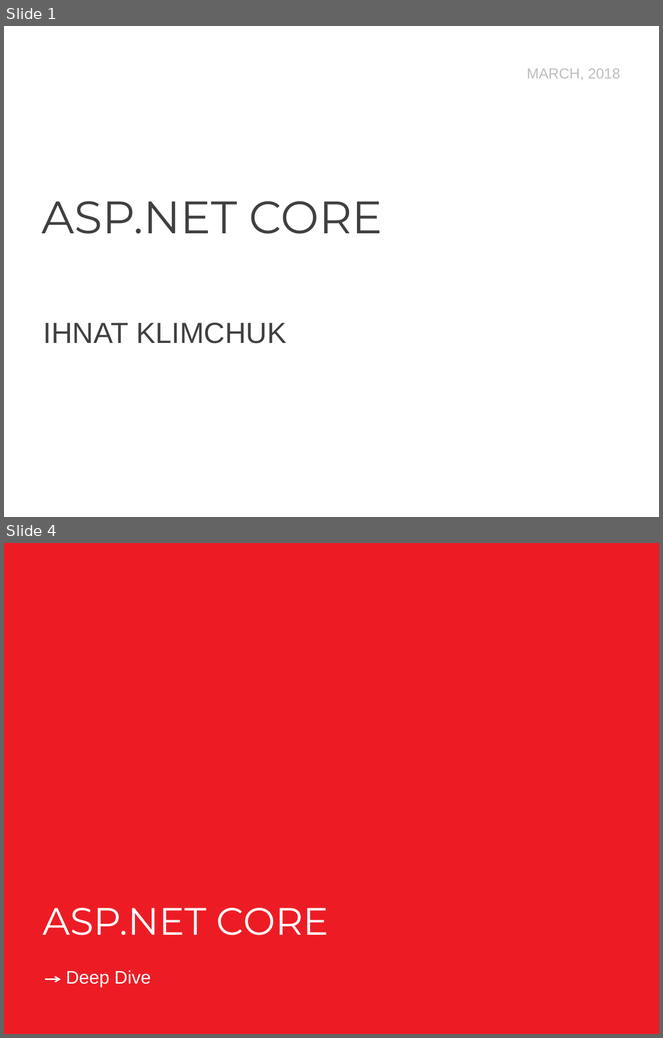
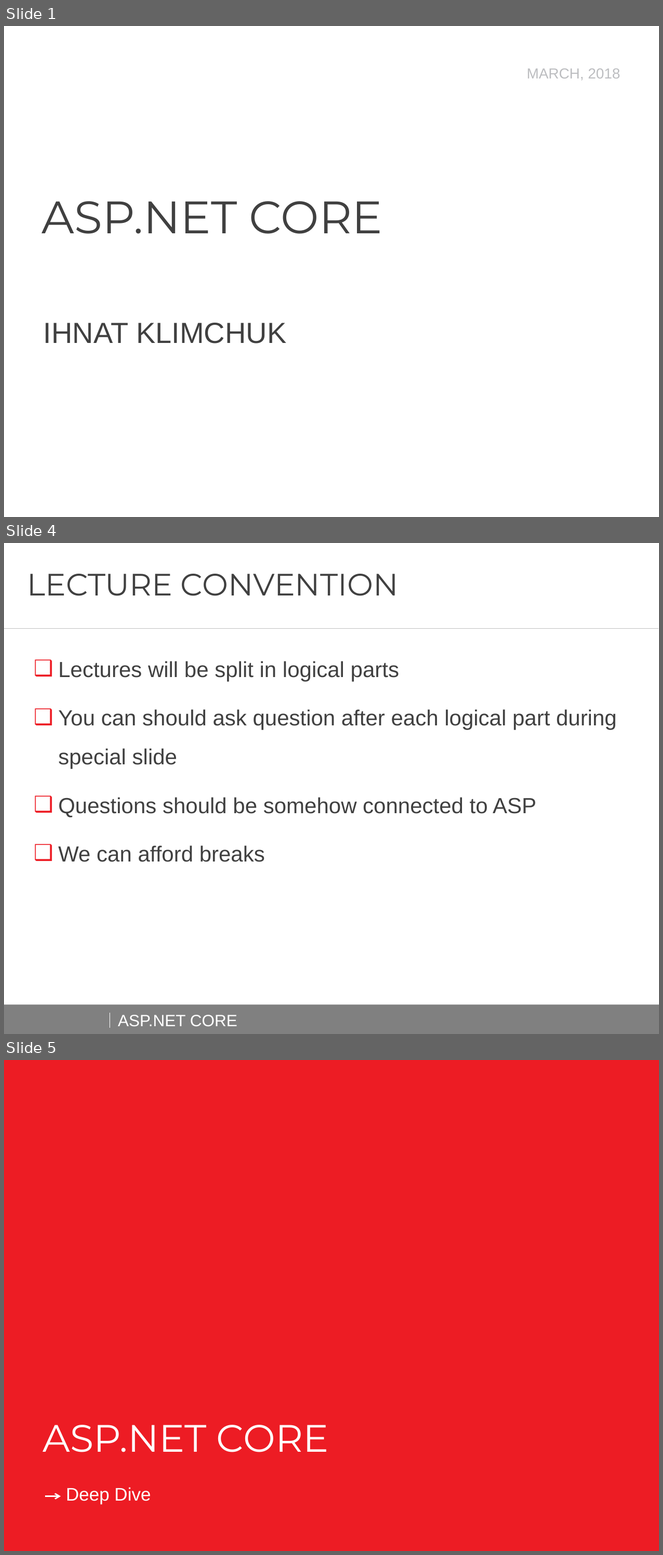
Before and after one commit to AndreiShenets/ASP.NET-Lectures, a slide deck: docs/ASP.NET CORE - iTechArt 2018.pptx. Shown one above the other, each under a label of ours: slides 1 and 4 before the commit, slides 1, 4 and 5 after it; the slides between them are not shown. The pictures are 663x1038 and 663x1555 pixels, drawn with LibreOffice and Linux fonts; fonts in the diff are those of the drawing; background and template pictures are left out. Boxes give left, top, right and bottom in pixels: in the first picture for what was removed or moved away, otherwise in the second. Text is boxed around its words. In the diff, an @@ line names an element or a change of style, - is before the commit and + after.

Commit message:
Updating lections with convention, goals and plan

```diff
--- a/docs/ASP.NET CORE - iTechArt 2018.pptx
+++ b/docs/ASP.NET CORE - iTechArt 2018.pptx
@@ slide 4 added at <box>4,543,659,1034</box>, background #FFFFFF @@
@@ title added at <box>27,574,398,596</box>, 34 pt, text #404040 @@
+LECTURE CONVENTION
@@ page number added at <box>637,574,659,594</box>, 12 pt, text #FFFFFF @@
+4
@@ line added from (4, 629) to (659, 629), #BFBFBF 0.5 pt @@
@@ text added at <box>58,661,617,862</box>, 24 pt, text #404040 @@
+❑ Lectures will be split in logical parts
+❑ You can should ask question after each logical part during special slide
+❑ Questions should be somehow connected to ASP
+❑ We can afford breaks
@@ rectangle added at <box>4,1005,659,1034</box>, fill #808080 @@
@@ line added from (110, 1013) to (110, 1029), #FFFFFF 0.5 pt @@
@@ text added at <box>118,1015,237,1027</box>, 18 pt, text #FFFFFF @@
+ASP.NET CORE
@@ what was slide 4 is now slide 5 @@
```
Also in this commit, not shown: 1 slide changed, 5 other slides added, 1 slide removed, 2 other files.
